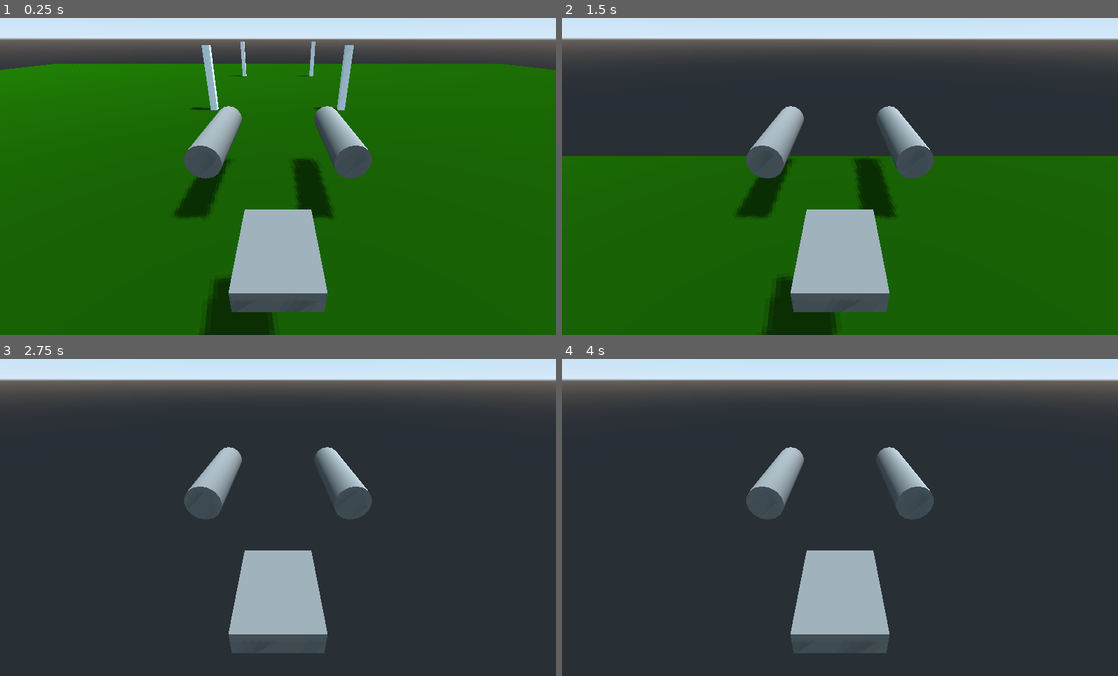
Above: before the commit, frames 1-4 (two rows, left to right).
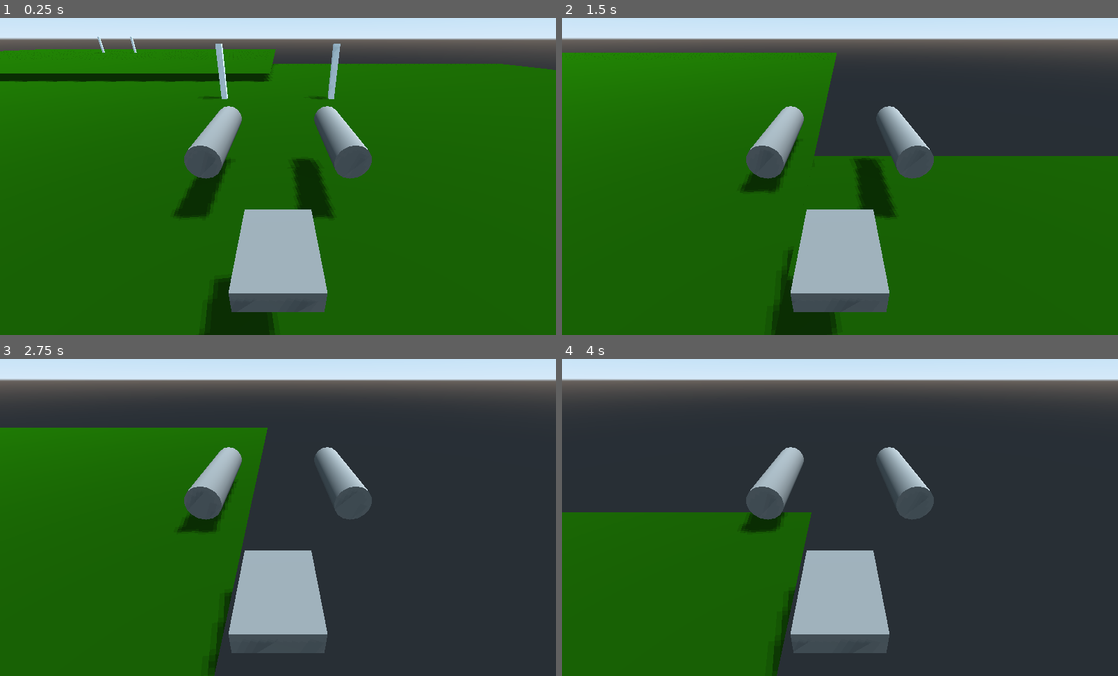
Above: after the commit, the same moments.

Repository: gamkedo-la/aero-junkers
Game: Godot game, scene res://Scenes/Main.tscn
The game is run twice, just before and just after one commit, with the same random seed, the same clock (stepped at 60 frames per second) and the same inputs.
Inputs (mouse positions are in pixels of both pictures, inside the frame that each line leads up to):
- Up to frame 1 (0.25 s): no input
- Up to frame 2 (1.5 s): tap Enter at 0.5 s; move the mouse to (867, 170) at 0.52 s; press the mouse at (867, 170) at 0.53 s; hold W (accelerate) from 0.53 s (still down); move the mouse to (812, 173) at 1.27 s; release the mouse at (812, 173) at 1.28 s; click (812, 173) at 1.35 s
- Up to frame 3 (2.75 s): keep holding W (accelerate); tap Space at 2 s; move the mouse to (289, 507) at 2.02 s; press the mouse at (289, 507) at 2.03 s
- Up to frame 4 (4 s): keep holding W (accelerate); move the mouse to (834, 517) at 2.77 s; release the mouse at (834, 517) at 2.78 s; click (834, 517) at 2.85 s; tap Enter at 3.5 s; move the mouse to (878, 517) at 3.52 s; press the mouse at (878, 517) at 3.53 s

The runs differ from the first frame. In frame 1, 4.6% of the frame differs, in the area x 0-64%, y 5-30%; in frame 2, 15%; in frame 3, 33%, in the area x 0-49%, y 21-100%; in frame 4, 21%.

Commit message:
Added distance-to-ground detection on aerojunker engine. Re-organized scene and script folders.

Diff:
--- a/AeroJunkers/AeroJunker.tscn
+++ b/Scenes/AeroJunker.tscn
@@ -1,6 +1,7 @@
-[gd_scene load_steps=8 format=2]
+[gd_scene load_steps=9 format=2]
 
 [ext_resource path="res://Scripts/aerojunker.gd" type="Script" id=1]
+[ext_resource path="res://Scenes/RayCast_L_Engine.gd" type="Script" id=2]
 
 [sub_resource type="SpatialMaterial" id=1]
 albedo_color = Color( 0.392157, 0.392157, 0.392157, 1 )
@@ -33,6 +34,11 @@
 mesh = SubResource( 2 )
 material/0 = null
 
+[node name="RayCast_L_Engine" type="RayCast" parent="MeshInstance_L_Engine"]
+enabled = true
+cast_to = Vector3( 0, 0, -5 )
+script = ExtResource( 2 )
+
 [node name="CollisionShape_L_Engine" type="CollisionShape" parent="."]
 transform = Transform( 0.5, 0, 0, 0, -8.74228e-08, 0.5, 0, -2, -2.18557e-08, -2, 0, -3.49692e-07 )
 shape = SubResource( 3 )
--- a/Scenes/Main.tscn
+++ b/Scenes/Main.tscn
@@ -1,7 +1,7 @@
 [gd_scene load_steps=7 format=2]
 
-[ext_resource path="res://Scenes/Main.gd" type="Script" id=1]
-[ext_resource path="res://AeroJunkers/AeroJunker.tscn" type="PackedScene" id=2]
+[ext_resource path="res://Scripts/Main.gd" type="Script" id=1]
+[ext_resource path="res://Scenes/AeroJunker.tscn" type="PackedScene" id=2]
 [ext_resource path="res://Scenes/Checkpoint.tscn" type="PackedScene" id=3]
 
 [sub_resource type="SpatialMaterial" id=1]
@@ -38,10 +38,23 @@
 transform = Transform( 1, -2.62048e-11, -2.91038e-11, 2.58069e-11, 1, -2.91038e-11, 2.91038e-11, 2.91038e-11, 1, 0, 0, 0 )
 shape = SubResource( 3 )
 
+[node name="Ground2" type="StaticBody" parent="."]
+transform = Transform( 1, -2.30017e-10, -2.32831e-10, 2.29534e-10, 0.999999, -2.32831e-10, 2.32831e-10, 2.32831e-10, 1, -51, 1, -75 )
+
+[node name="MeshInstance" type="MeshInstance" parent="Ground2"]
+transform = Transform( 1, -2.62048e-11, -2.91038e-11, 2.58069e-11, 1, -2.91038e-11, 2.91038e-11, 2.91038e-11, 1, 0, 0, 0 )
+mesh = SubResource( 2 )
+material/0 = null
+
+[node name="CollisionShape" type="CollisionShape" parent="Ground2"]
+transform = Transform( 1, -2.62048e-11, -2.91038e-11, 2.58069e-11, 1, -2.91038e-11, 2.91038e-11, 2.91038e-11, 1, 0, 0, 0 )
+shape = SubResource( 3 )
+
 [node name="Checkpoint" parent="." instance=ExtResource( 3 )]
+transform = Transform( 1, -2.00799e-10, -2.03727e-10, 2.00473e-10, 1, -2.03727e-10, 2.03727e-10, 2.03727e-10, 1, -0.015, 0, -15 )
 
 [node name="Checkpoint2" parent="." instance=ExtResource( 3 )]
-transform = Transform( 1, -1.71681e-10, -1.74623e-10, 1.71369e-10, 1, -1.74623e-10, 1.74623e-10, 1.74623e-10, 1, -0.0149999, -1.3737e-07, -11 )
+transform = Transform( 1, -4.04555e-10, -4.07454e-10, 4.04228e-10, 0.999999, -4.07454e-10, 4.07454e-10, 4.07454e-10, 1, -50, 1, -75 )
 
 [connection signal="body_entered" from="Checkpoint" to="AeroJunker" method="_on_Checkpoint_body_entered"]
 [connection signal="body_entered" from="Checkpoint2" to="AeroJunker" method="_on_Checkpoint_body_entered"]
--- /dev/null
+++ b/Scenes/RayCast_L_Engine.gd
@@ -0,0 +1,7 @@
+extends RayCast
+
+func get_distance_to_collision(_delta):
+	var origin = global_transform.origin
+	var collision_point = get_collision_point()
+	var distance = origin.distance_to(collision_point)
+	return distance
--- a/Scripts/aerojunker.gd
+++ b/Scripts/aerojunker.gd
@@ -3,10 +3,17 @@
 var speed = 50
 var velocity = Vector3.ZERO
 
+var l_engine_height = 0
+
 func _physics_process(delta):
 	velocity = Vector3.ZERO
 	get_input(delta)
 	velocity = move_and_slide(velocity, Vector3.UP)
+
+	l_engine_height = $MeshInstance_L_Engine/RayCast_L_Engine.get_distance_to_collision(delta)
+
+func _process(delta):
+	print(l_engine_height)
 
 func get_input(delta):
 	if Input.is_action_pressed("turn_left"):
@@ -19,7 +26,8 @@
 		moveBackward(delta)
 
 func moveForward(_delta):
-	velocity -= transform.basis.z * speed
+	if $MeshInstance_L_Engine/RayCast_L_Engine.is_colliding():
+		velocity -= transform.basis.z * speed
 
 func moveBackward(_delta):
 	velocity += transform.basis.z * speed
Renamed: Scenes/Main.gd -> Scripts/Main.gd
